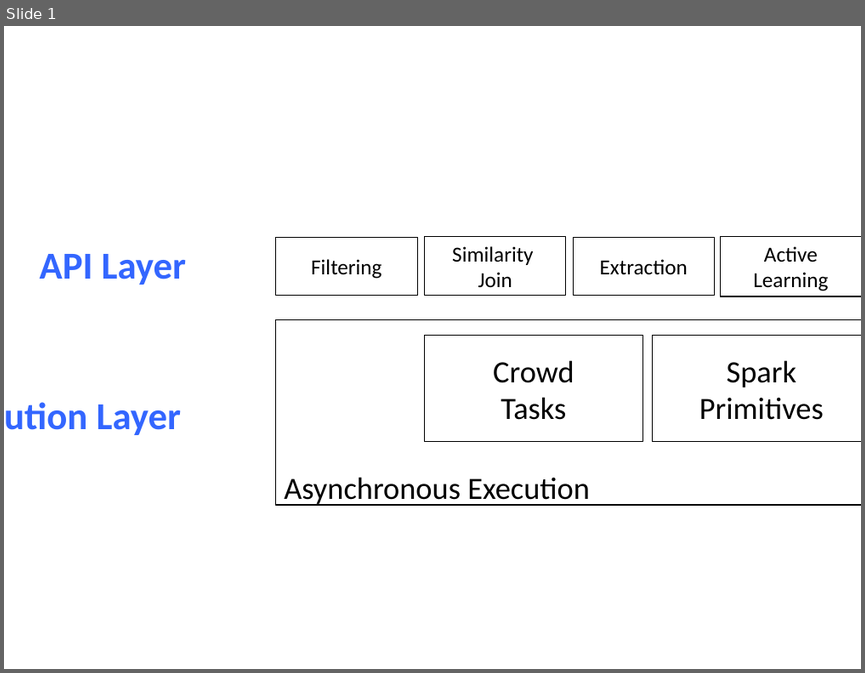
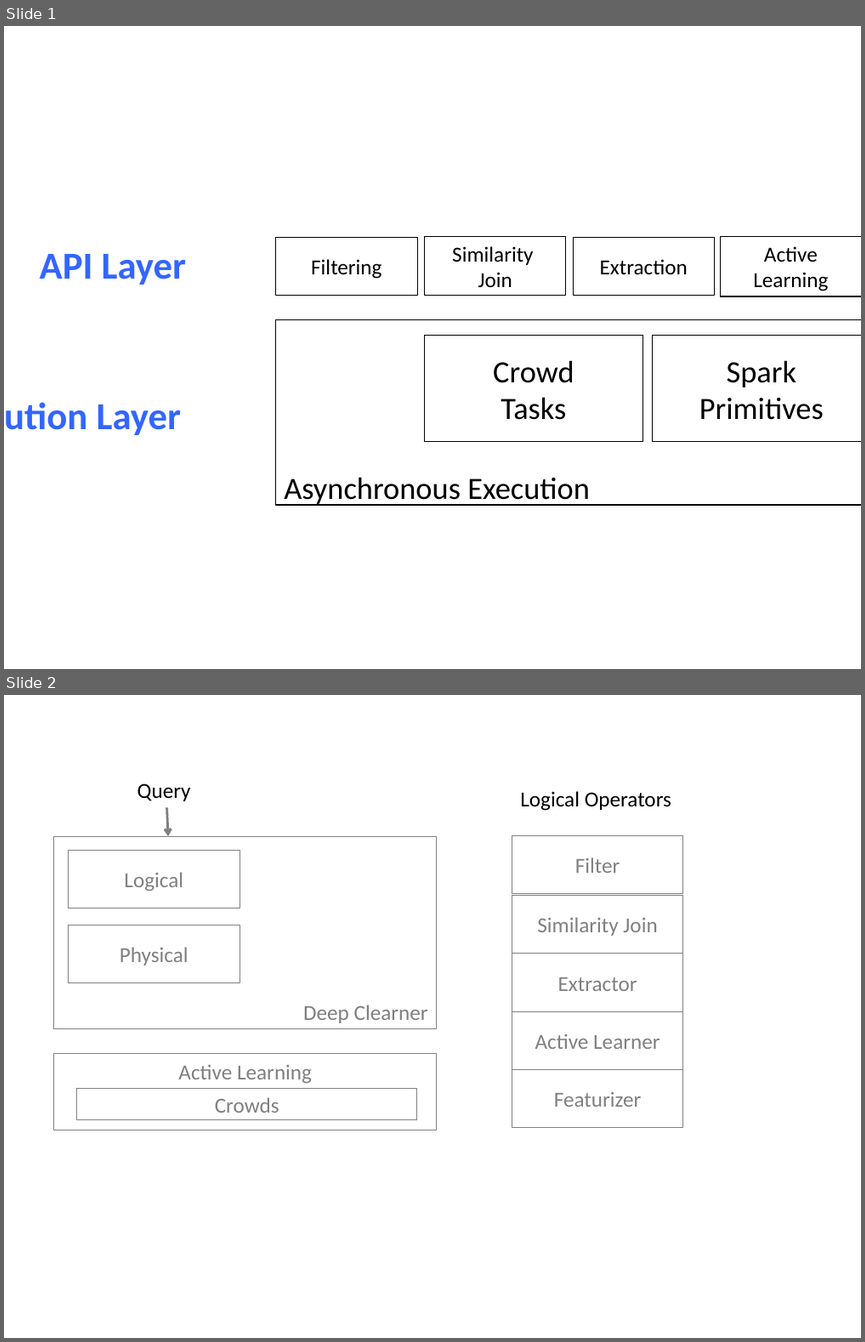
Before and after one commit to sjyk/vldb15-demo, a slide deck: figs/architecture.pptx. Shown one above the other, each under a label of ours: slide 1 before the commit, slides 1 and 2 after it. The pictures are 865x673 and 865x1342 pixels, drawn with LibreOffice and Linux fonts; fonts in the diff are those of the drawing. Boxes give left, top, right and bottom in pixels: in the first picture for what was removed or moved away, otherwise in the second. Text is boxed around its words. In the diff, an @@ line names an element or a change of style, - is before the commit and + after.

```diff
--- a/figs/architecture.pptx
+++ b/figs/architecture.pptx
@@ slide 2 added at (4, 695, 861, 1338), background #FFFFFF @@
@@ text added at (137, 783, 191, 801), 18 pt, text #000000 @@
+Query
@@ text added at (520, 791, 671, 811), 18 pt, text #000000 @@
+Logical Operators
@@ arrow added from (167, 807) to (169, 836), #7F7F7F 2 pt @@
@@ rectangle added at (53, 836, 436, 1029), outline #808080 0.75 pt, 18 pt, text #7F7F7F @@
+Deep Clearner
@@ rectangle added at (512, 835, 683, 894), outline #808080 0.75 pt, 18 pt, text #808080 @@
+Filter
@@ rectangle added at (69, 850, 239, 908), outline #808080 0.75 pt, 18 pt, text #808080 @@
+Logical
@@ rectangle added at (512, 895, 683, 953), outline #808080 0.75 pt, 18 pt, text #808080 @@
+Similarity Join
@@ rectangle added at (69, 925, 239, 983), outline #808080 0.75 pt, 18 pt, text #808080 @@
+Physical
@@ rectangle added at (512, 953, 683, 1012), outline #808080 0.75 pt, 18 pt, text #808080 @@
+Extractor
@@ rectangle added at (512, 1011, 683, 1069), outline #808080 0.75 pt, 18 pt, text #808080 @@
+Active Learner
@@ rectangle added at (53, 1054, 436, 1130), outline #808080 0.75 pt, 18 pt, text #808080 @@
+Active Learning
@@ rectangle added at (512, 1069, 683, 1128), outline #808080 0.75 pt, 18 pt, text #808080 @@
+Featurizer
@@ rectangle added at (77, 1089, 417, 1120), outline #808080 0.75 pt, 18 pt, text #808080 @@
+Crowds
```
Also in this commit, not shown: 12 other files.
